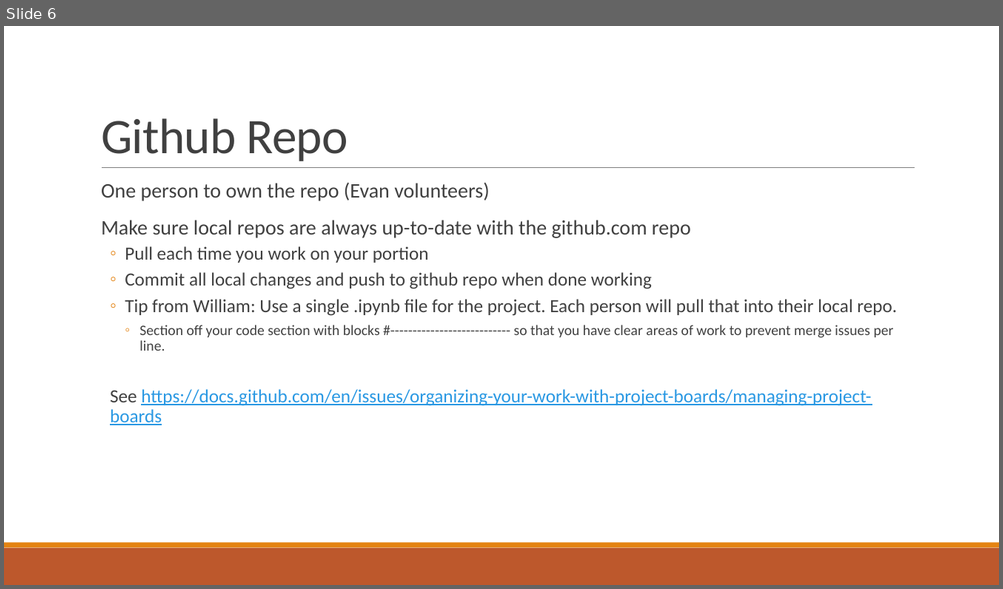
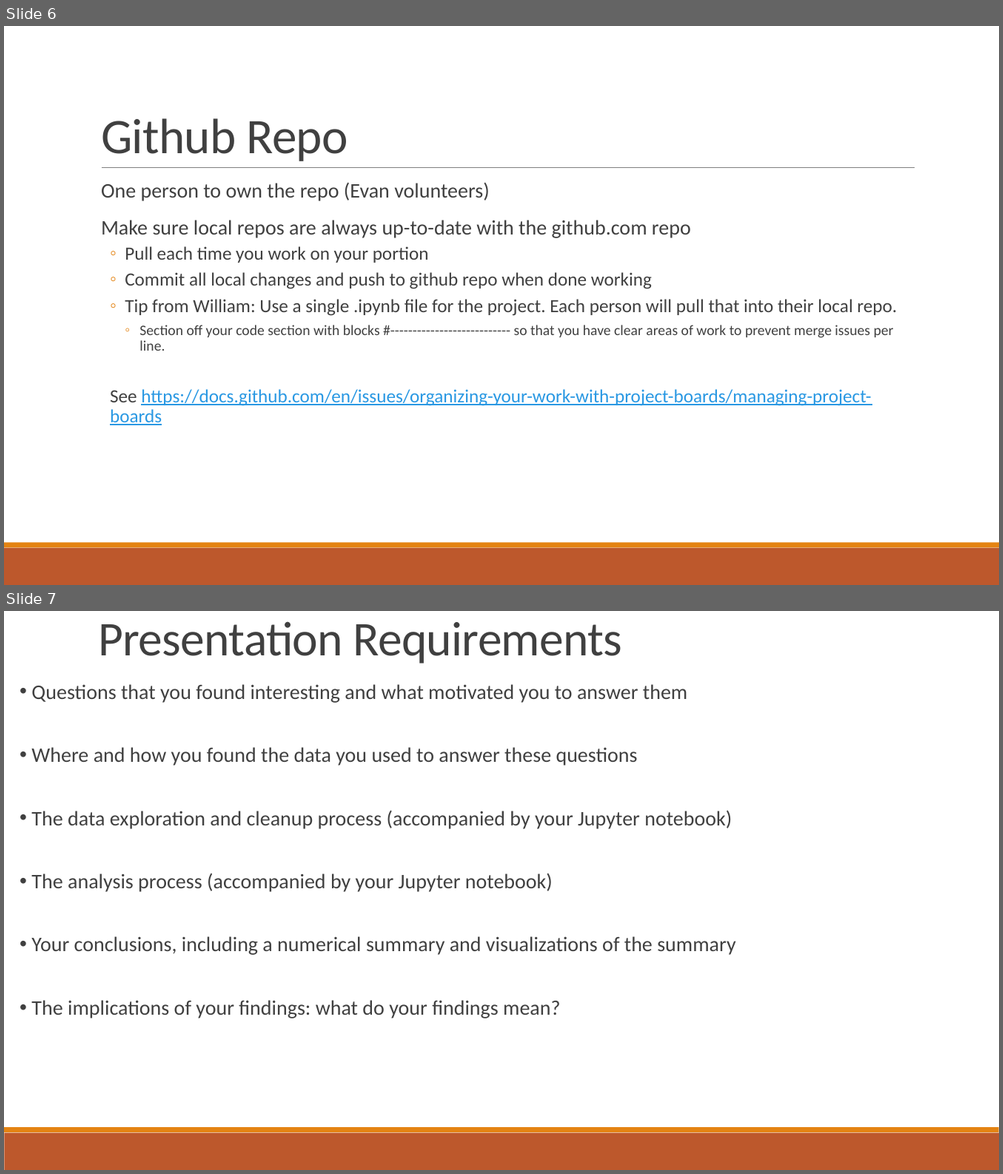
Before and after one commit to Evdawg/Project_1_Covid_Data, a slide deck: Project notes.pptx. Shown one above the other, each under a label of ours: slide 6 before the commit, slides 6 and 7 after it. The pictures are 1003x589 and 1003x1174 pixels, drawn with LibreOffice and Linux fonts; fonts in the diff are those of the drawing. Boxes give left, top, right and bottom in pixels: in the first picture for what was removed or moved away, otherwise in the second. Text is boxed around its words. In the diff, an @@ line names an element or a change of style, - is before the commit and + after.

```diff
--- a/Project notes.pptx
+++ b/Project notes.pptx
@@ slide 7 added at [4, 611, 999, 1170], background #FFFFFF; not listed: 2 template elements that a slide beside it also shows @@
@@ text added at [98, 621, 622, 664], 46.8 pt, text #404040 @@
+Presentation Requirements
@@ text added at [31, 684, 735, 1019], 20 pt, text #404040 @@
+• Questions that you found interesting and what motivated you to answer them
+• Where and how you found the data you used to answer these questions
+• The data exploration and cleanup process (accompanied by your Jupyter notebook)
+• The analysis process (accompanied by your Jupyter notebook)
+• Your conclusions, including a numerical summary and visualizations of the summary
+• The implications of your findings: what do your findings mean?
```
Also in this commit, not shown: 2 slides changed, 4 other slides added.
